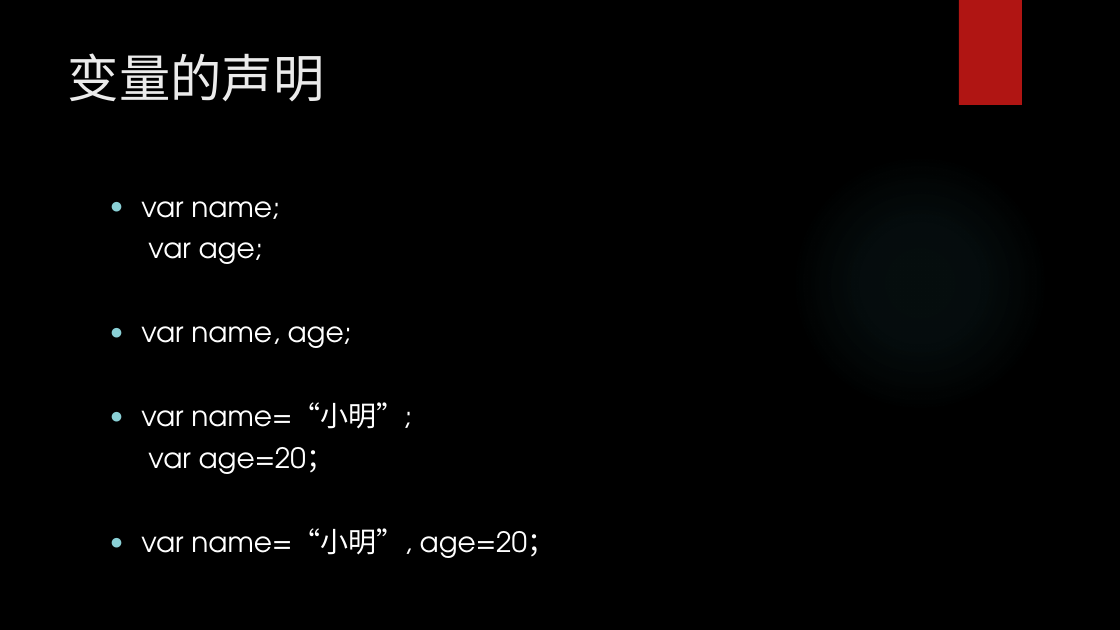
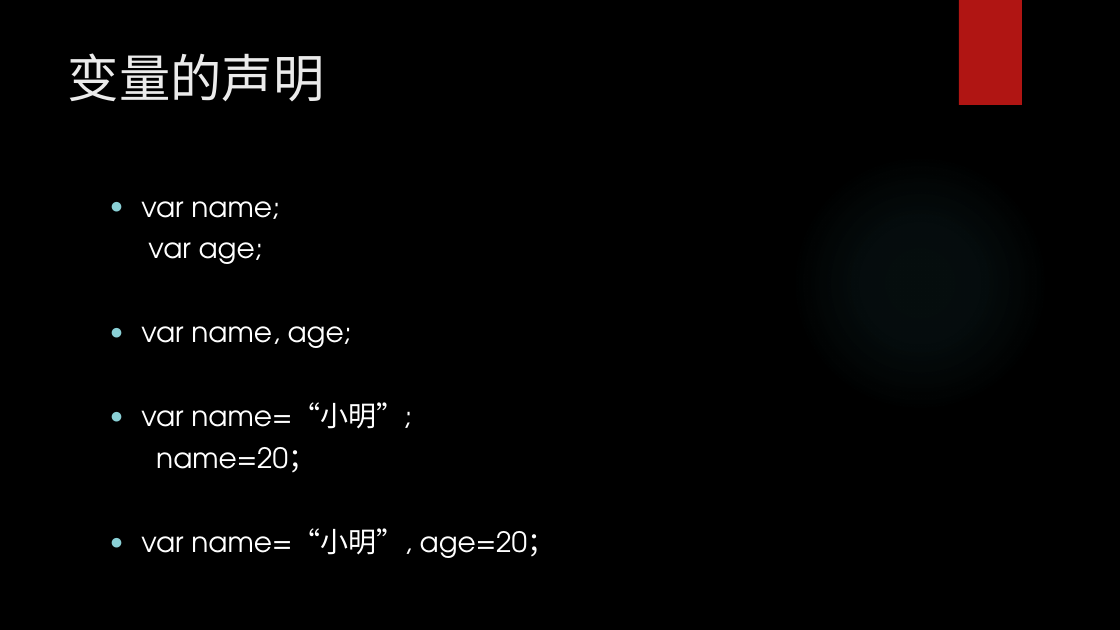
Before and after one commit to chunchill/WEB-Training, a slide deck: slide 9 of 03.JavaScript/JavaScript.pptx. Drawn at 1120x630 pixels with LibreOffice and Linux fonts; fonts in the diff are those of the drawing; background and template pictures are left out. Boxes give left, top, right and bottom in pixels: in the first picture for what was removed or moved away, otherwise in the second. Text is boxed around its words. In the diff, an @@ line names an element or a change of style, - is before the commit and + after.

```diff
--- a/03.JavaScript/JavaScript.pptx
+++ b/03.JavaScript/JavaScript.pptx
@@ text at box(156, 447, 316, 473): text changed @@
-var age=20；
+name=20；
```
Also in this commit, not shown: 1 other slide changed, 3 slides added, 15 other files.
